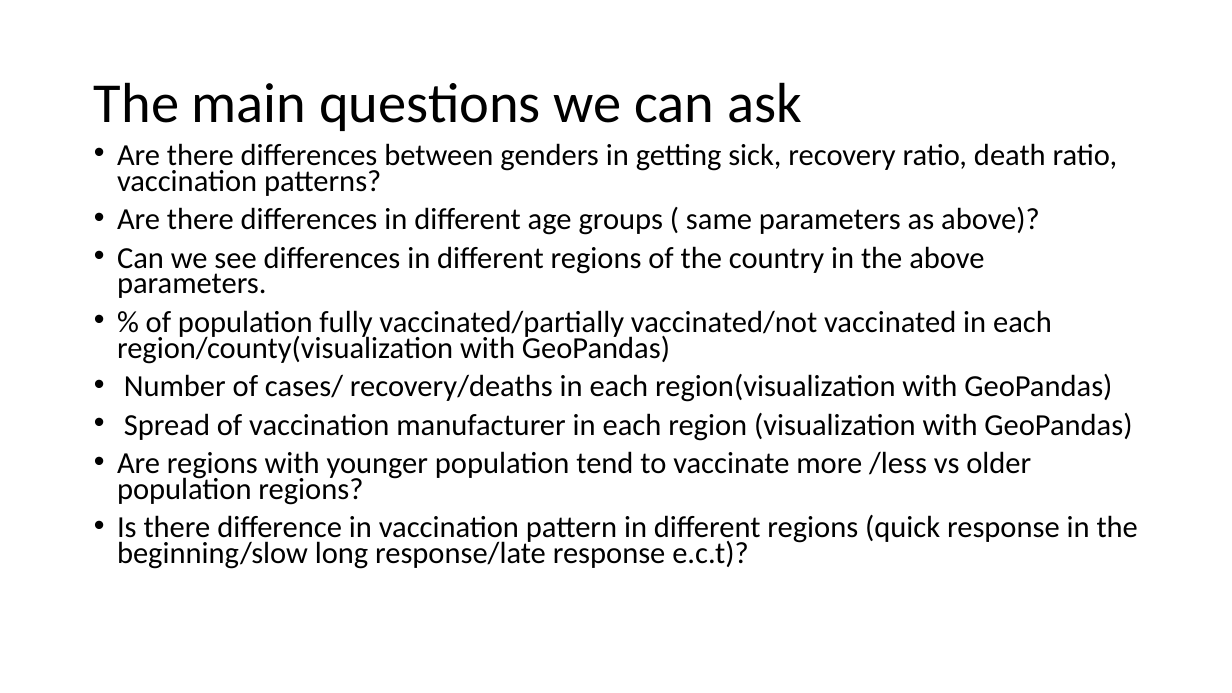
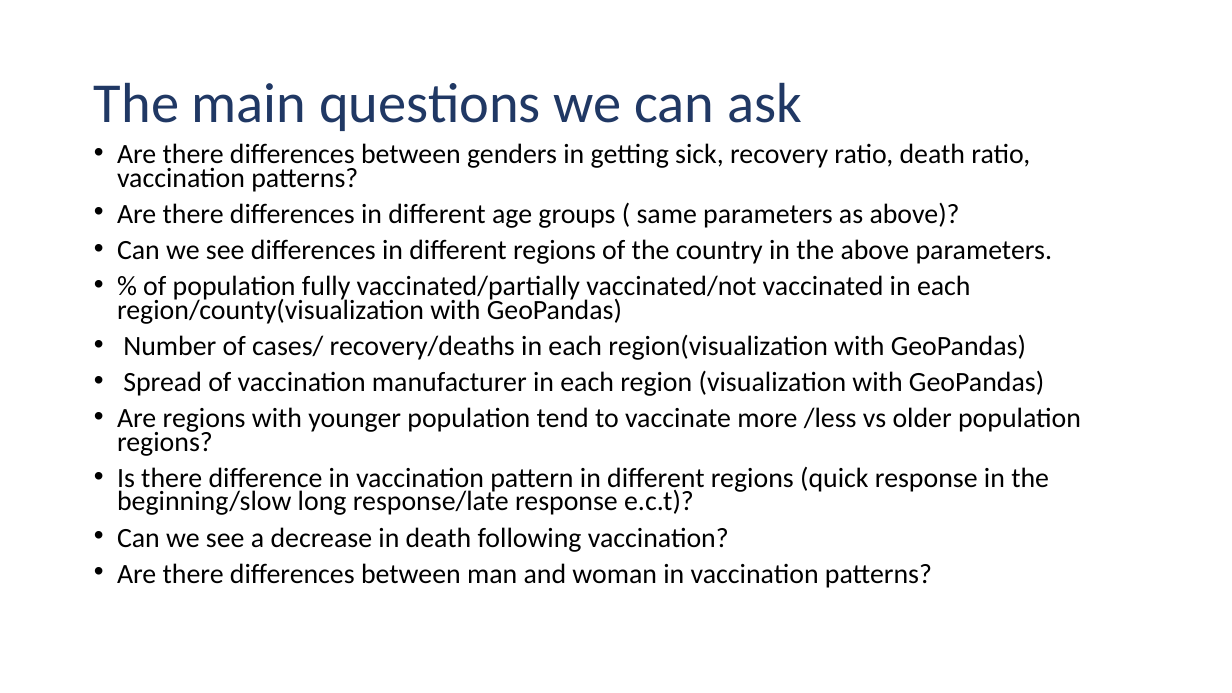
Before and after one commit to doctorf72/Naya-Practical-Data-Science-EDA-Project, a slide deck: slide 6 of initial analysis.pptx (slide 5 before the commit). Drawn at 1232x693 pixels with LibreOffice and Linux fonts; fonts in the diff are those of the drawing; background and template pictures are left out. Boxes give left, top, right and bottom in pixels: in the first picture for what was removed or moved away, otherwise in the second. Text is boxed around its words. In the diff, an @@ line names an element or a change of style, - is before the commit and + after.

```diff
--- a/initial analysis.pptx
+++ b/initial analysis.pptx
@@ title "The main questions we can ..." at bbox=[94, 82, 802, 131]: text colour #000000 to #203864 @@
@@ text at bbox=[117, 143, 1081, 515]: size 23.8 to 21.7 pt in "Are there differences between genders in getting ...", "Are there differences in different age groups ...", "Can we see differences in different regions ...", "% of population fully vaccinated/partially vaccinated/not va ..." and 4 more places @@
@@ text at bbox=[117, 527, 932, 588]: paragraphs added @@
+• Can we see a decrease in death following vaccination?
+• Are there differences between man and woman in vaccination patterns?
```
Also in this commit, not shown: 6 other slides changed, 1 slide added.
